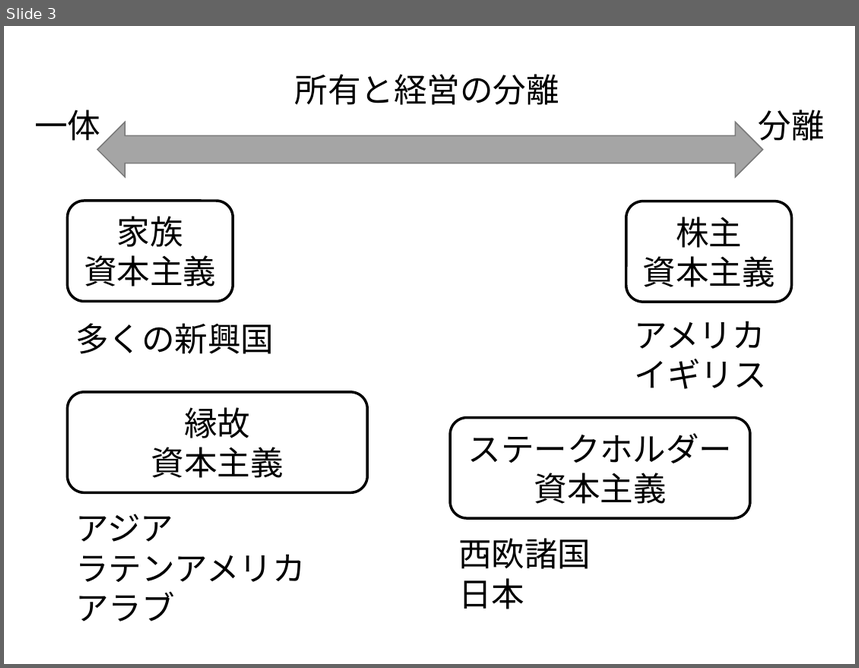
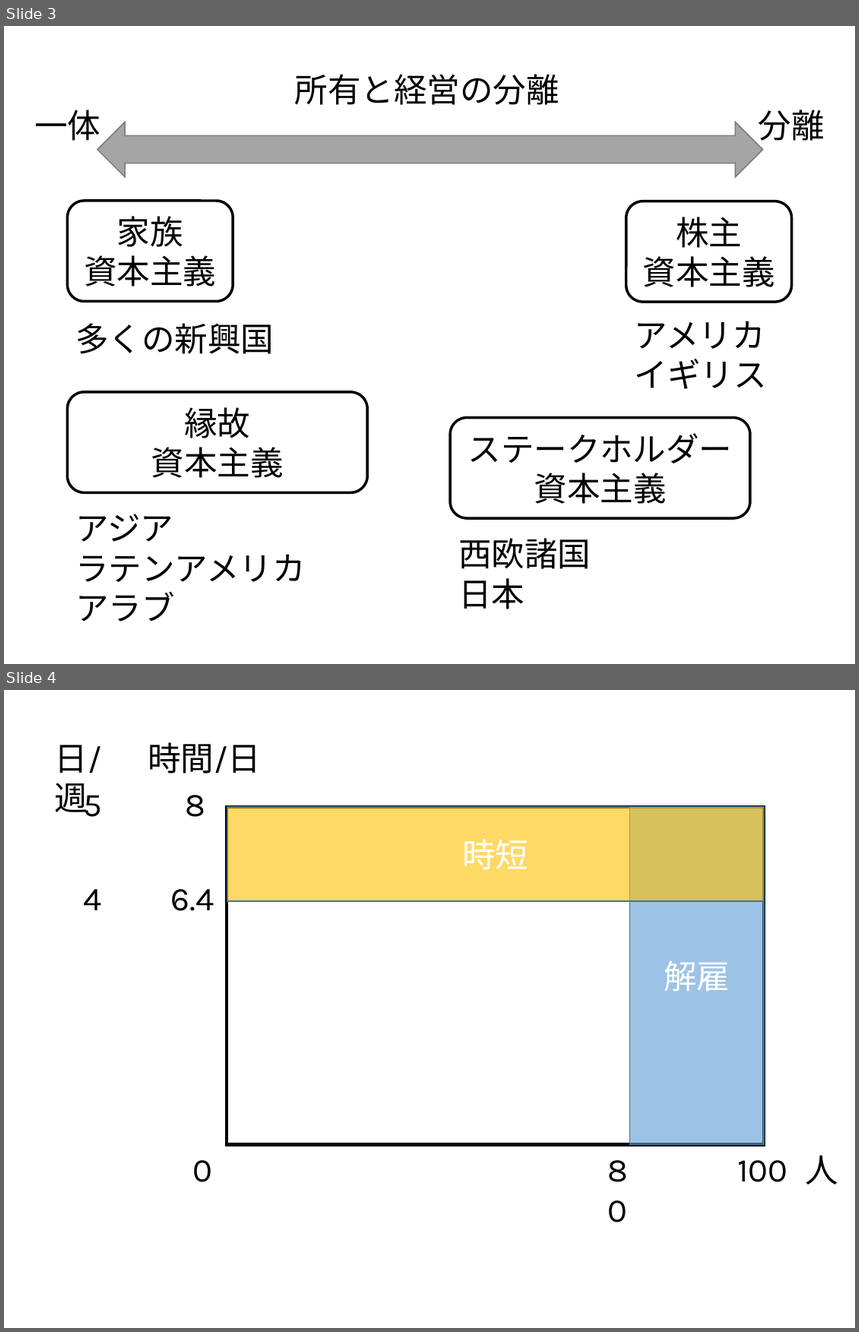
Before and after one commit to takaozinho/takaozinho.github.io, a slide deck: 図.pptx. Shown one above the other, each under a label of ours: slide 3 before the commit, slides 3 and 4 after it. The pictures are 859x668 and 859x1332 pixels, drawn with LibreOffice and Linux fonts; fonts in the diff are those of the drawing. Boxes give left, top, right and bottom in pixels: in the first picture for what was removed or moved away, otherwise in the second. Text is boxed around its words. In the diff, an @@ line names an element or a change of style, - is before the commit and + after.

```diff
--- a/図.pptx
+++ b/図.pptx
@@ slide 4 added at (x1=4, y1=690, x2=855, y2=1328), background #FFFFFF @@
@@ text added at (x1=55, y1=745, x2=102, y2=815), 28 pt, text #000000 @@
+日/週
@@ text added at (x1=148, y1=742, x2=261, y2=774), 28 pt, text #000000 @@
+時間/日
@@ text added at (x1=84, y1=795, x2=103, y2=817), 28 pt, text #000000 @@
+5
@@ text added at (x1=185, y1=795, x2=205, y2=817), 28 pt, text #000000 @@
+8
@@ rectangle added at (x1=227, y1=806, x2=764, y2=1144), fill #FFFFFF, outline #000000 3 pt @@
@@ rectangle added at (x1=227, y1=806, x2=764, y2=901), fill #FFC000 at 60% opacity, outline #43739E 1 pt, 28 pt, text #FFFFFF @@
+時短
@@ rectangle added at (x1=629, y1=806, x2=764, y2=1144), fill #5B9BD5 at 60% opacity, outline #43739E 1 pt, 28 pt, text #FFFFFF @@
+解雇
@@ text added at (x1=84, y1=889, x2=102, y2=910), 28 pt, text #000000 @@
+4
@@ text added at (x1=171, y1=889, x2=215, y2=911), 28 pt, text #000000 @@
+6.4
@@ text added at (x1=600, y1=1145, x2=654, y2=1194), 28 pt, text #000000 @@
+80
@@ text added at (x1=193, y1=1160, x2=213, y2=1182), 28 pt, text #000000 @@
+0
@@ text added at (x1=737, y1=1160, x2=788, y2=1182), 28 pt, text #000000 @@
+100
@@ text added at (x1=806, y1=1155, x2=839, y2=1185), 28 pt, text #000000 @@
+人
```
Also in this commit, not shown: 18 other files.
